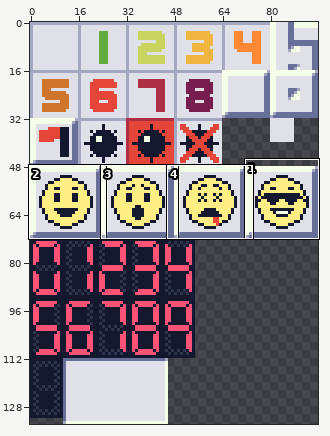
Edited in one commit: sprite sheet (assets/spritesheet.png). The picture above shows the old version from afar; the outline marks the close-up.
Close-up. Before the edit:
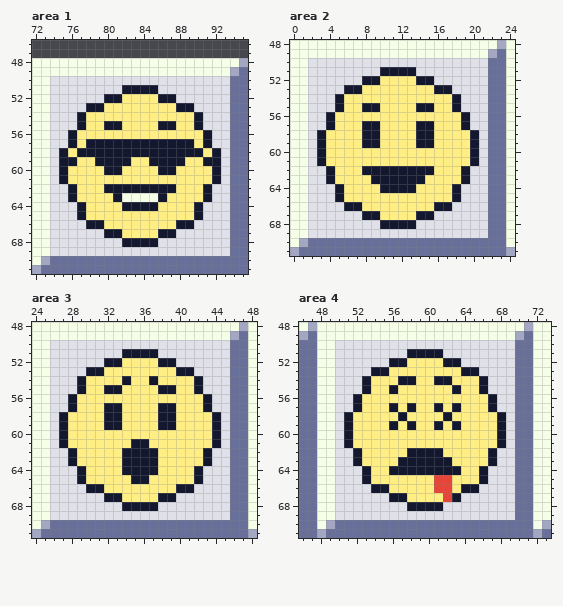
The file is 96x134 pixels. Shown: area 1: x 72..95, y 46..71; area 2: x 0..24, y 48..71; area 3: x 24..48, y 48..71; area 4: x 46..73, y 48..71. The commit also changed other parts of the picture, which this record leaves out.
After the commit:
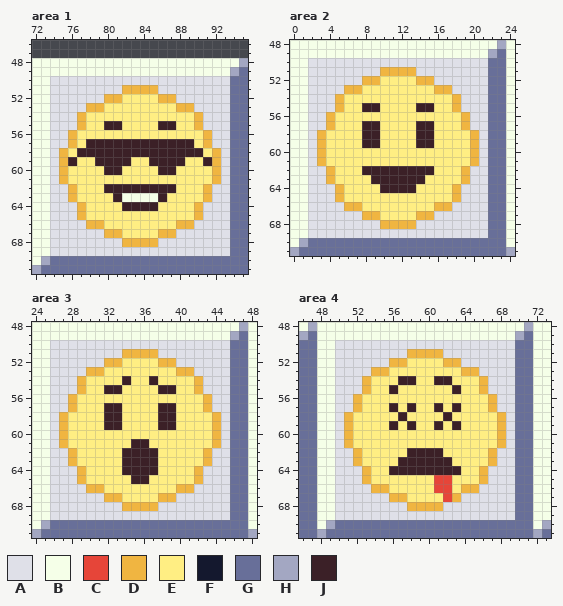
Palette (. is transparent): A #dfe0e8  B #f5ffe8  C #e64539  D #f0b541  E #ffee83  F #14182e  G #686f99  H #a3a7c2  J #3b2027
Change:
Area 1:
y 51: x 82..85 FFFF -> DDDD
y 52: x 80..81 FF -> DD; x 86..87 FF -> DD
y 53: x 78..79 FF -> DD; x 88..89 FF -> DD
y 54: x 77 F -> D; x 90 F -> D
y 55: x 77 F -> D; x 80..81 FF -> JJ; x 86..87 FF -> JJ; x 90 F -> D
y 56: x 76 F -> D; x 91 F -> D
y 57: x 76 F -> D; x 78..89 FFFFFFFFFFFF -> JJJJJJJJJJJJ; x 91 F -> D
y 58: x 75 F -> D; x 77..90 FFFFFFFFFFFFFF -> JJJJJJJJJJJJJJ; x 92 F -> D
y 59: x 75..76 FF -> DJ; x 79..82 FFFF -> JJJJ; x 85..88 FFFF -> JJJJ; x 91..92 FF -> JD
y 60: x 75 F -> D; x 80..81 FF -> JJ; x 86..87 FF -> JJ; x 92 F -> D
y 61: x 75 F -> D; x 92 F -> D
y 62: x 76 F -> D; x 80..87 FFFFFFFF -> JJJJJJJJ; x 91 F -> D
y 63: x 76 F -> D; x 81 F -> J; x 86 F -> J; x 91 F -> D
y 64: x 77 F -> D; x 82..85 FFFF -> JJJJ; x 90 F -> D
y 65: x 77 F -> D; x 90 F -> D
y 66: x 78..79 FF -> DD; x 88..89 FF -> DD
y 67: x 80..81 FF -> DD; x 86..87 FF -> DD
y 68: x 82..85 FFFF -> DDDD
Area 2:
y 51: x 10..13 FFFF -> DDDD
y 52: x 8..9 FF -> DD; x 14..15 FF -> DD
y 53: x 6..7 FF -> DD; x 16..17 FF -> DD
y 54: x 5 F -> D; x 18 F -> D
y 55: x 5 F -> D; x 8..9 FF -> JJ; x 14..15 FF -> JJ; x 18 F -> D
y 56: x 4 F -> D; x 19 F -> D
y 57: x 4 F -> D; x 8..9 FF -> JJ; x 14..15 FF -> JJ; x 19 F -> D
y 58..59: x 3 F -> D; x 8..9 FF -> JJ; x 14..15 FF -> JJ; x 20 F -> D
y 60..61: x 3 F -> D; x 20 F -> D
y 62: x 4 F -> D; x 8..15 FFFFFFFF -> JJJJJJJJ; x 19 F -> D
y 63: x 4 F -> D; x 9..14 FFFFFF -> JJJJJJ; x 19 F -> D
y 64: x 5 F -> D; x 10..13 FFFF -> JJJJ; x 18 F -> D
y 65: x 5 F -> D; x 18 F -> D
y 66: x 6..7 FF -> DD; x 16..17 FF -> DD
y 67: x 8..9 FF -> DD; x 14..15 FF -> DD
y 68: x 10..13 FFFF -> DDDD
Area 3:
y 51: x 34..37 FFFF -> DDDD
y 52: x 32..33 FF -> DD; x 38..39 FF -> DD
y 53: x 30..31 FF -> DD; x 40..41 FF -> DD
y 54: x 29 F -> D; x 34 F -> J; x 37 F -> J; x 42 F -> D
y 55: x 29 F -> D; x 32..33 FF -> JJ; x 38..39 FF -> JJ; x 42 F -> D
y 56: x 28 F -> D; x 43 F -> D
y 57: x 28 F -> D; x 32..33 FF -> JJ; x 38..39 FF -> JJ; x 43 F -> D
y 58..59: x 27 F -> D; x 32..33 FF -> JJ; x 38..39 FF -> JJ; x 44 F -> D
y 60: x 27 F -> D; x 44 F -> D
y 61: x 27 F -> D; x 35..36 FF -> JJ; x 44 F -> D
y 62..63: x 28 F -> D; x 34..37 FFFF -> JJJJ; x 43 F -> D
y 64: x 29 F -> D; x 34..37 FFFF -> JJJJ; x 42 F -> D
y 65: x 29 F -> D; x 35..36 FF -> JJ; x 42 F -> D
y 66: x 30..31 FF -> DD; x 40..41 FF -> DD
y 67: x 32..33 FF -> DD; x 38..39 FF -> DD
y 68: x 34..37 FFFF -> DDDD
Area 4:
y 51: x 58..61 FFFF -> DDDD
y 52: x 56..57 FF -> DD; x 62..63 FF -> DD
y 53: x 54..55 FF -> DD; x 64..65 FF -> DD
y 54: x 53 F -> D; x 57..58 FF -> JJ; x 61..62 FF -> JJ; x 66 F -> D
y 55: x 53 F -> D; x 56 F -> J; x 63 F -> J; x 66 F -> D
y 56: x 52 F -> D; x 67 F -> D
y 57: x 52 F -> D; x 56 F -> J; x 58 F -> J; x 61 F -> J; x 63 F -> J; x 67 F -> D
y 58: x 51 F -> D; x 57 F -> J; x 62 F -> J; x 68 F -> D
y 59: x 51 F -> D; x 56 F -> J; x 58 F -> J; x 61 F -> J; x 63 F -> J; x 68 F -> D
y 60..61: x 51 F -> D; x 68 F -> D
y 62: x 52 F -> D; x 58..61 FFFF -> JJJJ; x 67 F -> D
y 63: x 52 F -> D; x 57..62 FFFFFF -> JJJJJJ; x 67 F -> D
y 64: x 53 F -> D; x 56..63 FFFFFFFF -> JJJJJJJJ; x 66 F -> D
y 65: x 53 F -> D; x 66 F -> D
y 66: x 54..55 FF -> DD; x 64..65 FF -> DD
y 67: x 56..57 FF -> DD; x 63 F -> D
y 68: x 58..61 FFFF -> DDDD
Pixel boxes of the changes (left, top, right, bottom) in both close-ups:
changed: (59, 85, 221, 247)
changed: (317, 67, 479, 229)
changed: (59, 349, 221, 511)
changed: (344, 349, 506, 511)
